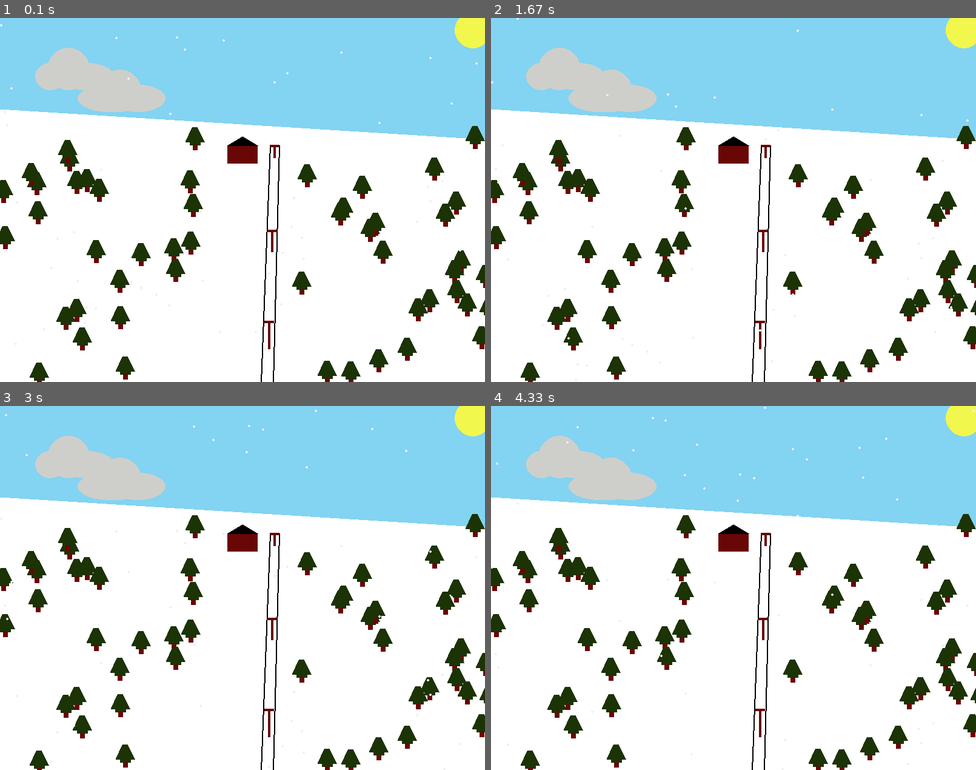
Above: before the commit, frames 1-4 (two rows, left to right).
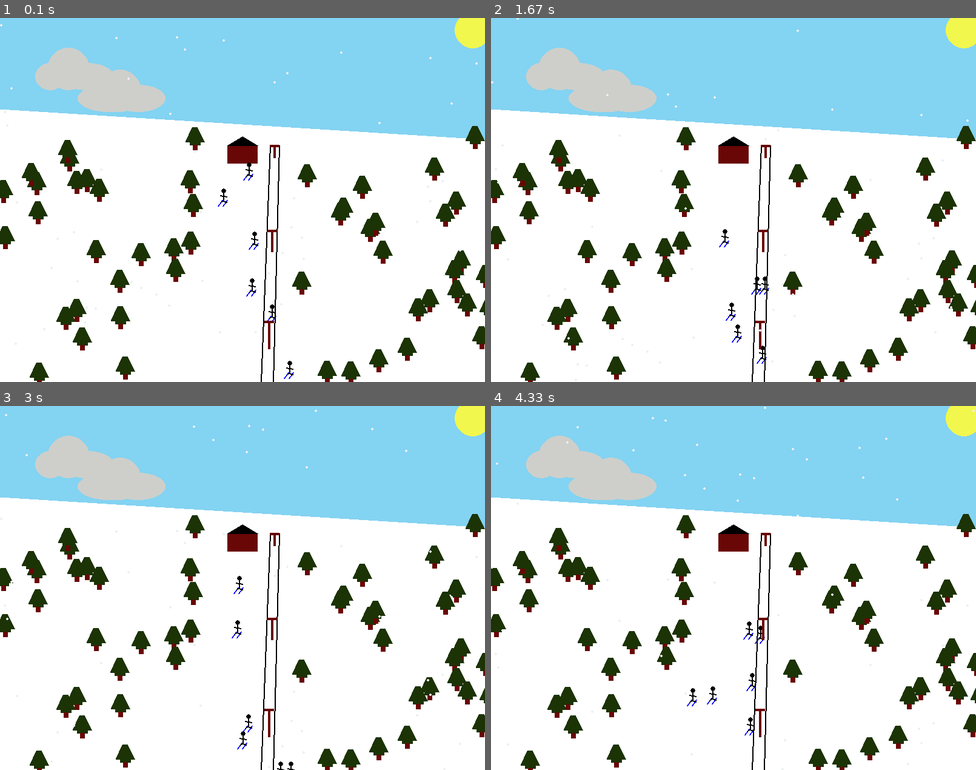
Above: after the commit, the same moments.

Repository: MCBoarder289/PythonArcadeGames
Game: pygame game, started from Labs/Chapter 5 - Lab - Ski Slope.py
The game is run twice, just before and just after one commit, with the same random seed, the same clock (stepped at 60 frames per second) and the same inputs.
Inputs:
- Up to frame 1 (0.1 s): no input
- Up to frame 2 (1.67 s): no input
- Up to frame 3 (3 s): no input
- Up to frame 4 (4.33 s): no input

The runs differ from the first frame. In frame 1, 0.2% of the frame differs, in the area x 44-61%, y 39-100%; in frame 2, 0.2%; in frame 3, 0.2%; in frame 4, 0.2%.

Commit message:
Updating Ski Slope with Animations for Lab 8

Diff:
--- a/Labs/Chapter 5 - Lab - Ski Slope.py
+++ b/Labs/Chapter 5 - Lab - Ski Slope.py
@@ -25,6 +25,7 @@
 GREEN = (28, 51, 5)
 WHITE = (255, 255, 255)
 SNOW = (235, 240, 242)
+BLUE = (0, 0, 255)
 
 # Set the width and height of the screen
 
@@ -75,6 +76,17 @@
     y = random.randrange(0, screen_max_y)
     snow_coordinates.append([x, y])
 
+# Random People Coordinates:
+people_coordinates = []
+for i in range(6):
+    x = random.randrange(trees_left_xlim, trees_right_xlim)
+    y = random.randrange(trees_y_upperlim, trees_y_lowerlim)
+    people_coordinates.append([x, y])
+
+# People Vectors:
+people_change_x = 2
+people_change_y = 2
+
 ''' # Taking out bad practice of numbered variables
 
 cloud1x = random.randrange(10, cloud_xlim)
@@ -164,6 +176,44 @@
     # Draw Lodge -------------------------
     pygame.draw.rect(screen, LODGE_BASE, [375, 210, 50, 30], 0)
     pygame.draw.polygon(screen, BLACK, [(375, 210), (400, 195), (425, 210)], 0)
+
+    # Draw People ------------------------ with animation
+    for i in range(len(people_coordinates)):
+        # Draw Head  -- Need to create variables for each of these once done drawing...
+        pygame.draw.circle(screen, BLACK, people_coordinates[i], 4)
+        # Draw Skis
+        pygame.draw.line(screen, BLUE, [people_coordinates[i][0] - 3, people_coordinates[i][1] + 15],
+                         [people_coordinates[i][0] - 10, people_coordinates[i][1] + 25], 2)  # Left
+        pygame.draw.line(screen, BLUE, [people_coordinates[i][0] + 5, people_coordinates[i][1] + 15],
+                         [people_coordinates[i][0] - 2, people_coordinates[i][1] + 25], 2)  # Right
+        # Draw Body
+        pygame.draw.line(screen, BLACK, [people_coordinates[i][0] - 1, people_coordinates[i][1]],
+                         [people_coordinates[i][0] - 1, people_coordinates[i][1] + 16], 2)
+        # Draw Arms
+        pygame.draw.line(screen, BLACK, [people_coordinates[i][0] - 6, people_coordinates[i][1] + 7],
+                         [people_coordinates[i][0] + 5, people_coordinates[i][1] + 9], 2)
+        # Draw Legs
+        pygame.draw.line(screen, BLACK, [people_coordinates[i][0] - 1, people_coordinates[i][1] + 16],
+                         [people_coordinates[i][0] - 5, people_coordinates[i][1] + 18], 2)  # Left
+        pygame.draw.line(screen, BLACK, [people_coordinates[i][0] - 1, people_coordinates[i][1] + 16],
+                         [people_coordinates[i][0] + 5, people_coordinates[i][1] + 18], 2)  # Right
+
+        people_coordinates[i][1] += people_change_y
+        people_coordinates[i][0] += people_change_x
+
+        if people_coordinates[i][1] >= screen_max_y:  # Respawn at the top
+            people_coordinates[i][1] = random.randrange(trees_y_upperlim, trees_y_lowerlim)
+            people_coordinates[i][0] = random.randrange(trees_left_xlim, trees_right_xlim)
+
+        if people_coordinates[i][0] >= trees_right_xlim:  # Move back to the left
+            people_change_x *= -1
+
+        if people_coordinates[i][0] <= trees_left_xlim:  # Move back to the right
+            people_change_x *= -1
+
+        if people_coordinates[i][1] >= screen_max_y:  # Respawn at the top
+            people_coordinates[i][1] = random.randrange(trees_y_upperlim, trees_y_lowerlim)
+            people_coordinates[i][0] = random.randrange(trees_left_xlim, trees_right_xlim)
 
     # Draw Lift Lines --------------------
     pygame.draw.polygon(screen, BLACK, [(430, 600), (445, 210), (460, 210), (450, 600)], 2)
